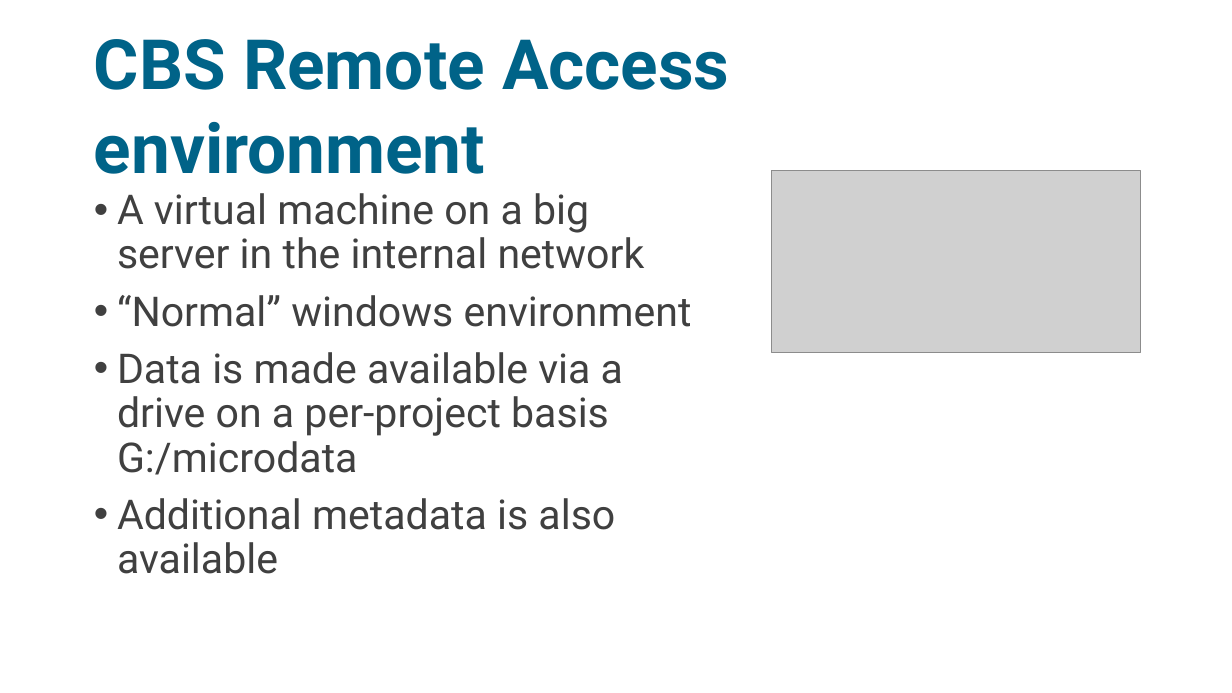
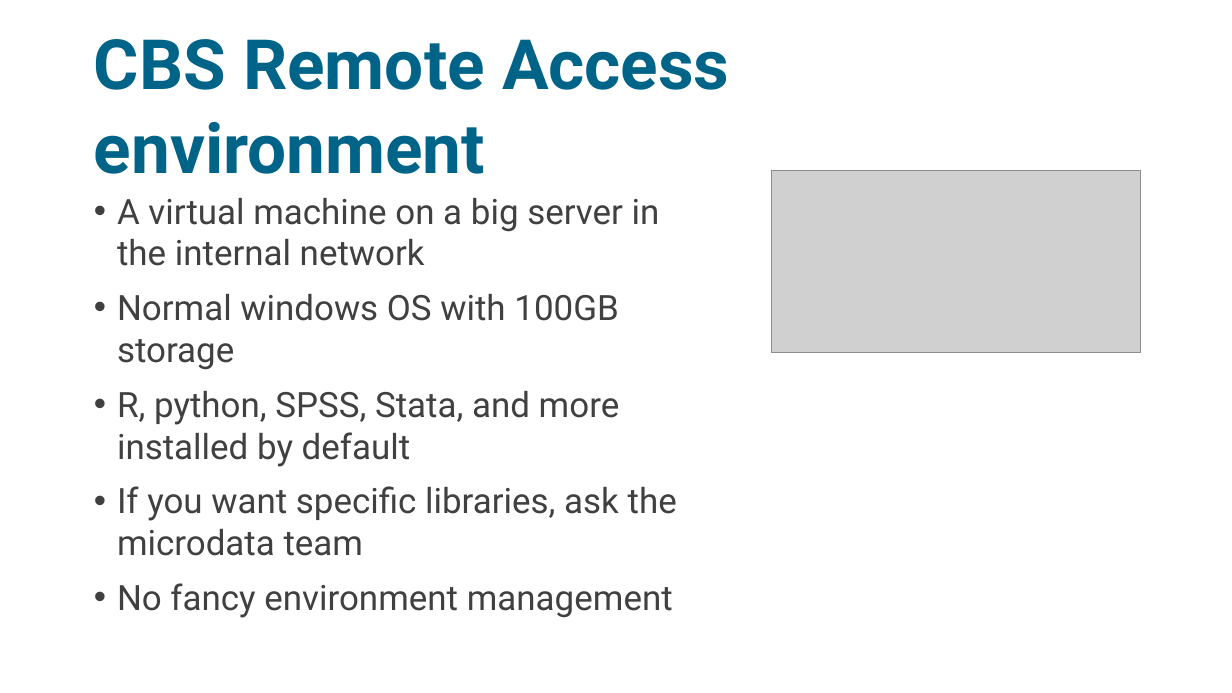
Before and after one commit to sodascience/workshop_efficient_microdata, a slide deck: slide 4 of efficient_microdata.pptx. Drawn at 1232x693 pixels with LibreOffice and Linux fonts; fonts in the diff are those of the drawing; grey boxes stand for pictures. Boxes give left, top, right and bottom in pixels: in the first picture for what was removed or moved away, otherwise in the second. Text is boxed around its words. In the diff, an @@ line names an element or a change of style, - is before the commit and + after.

```diff
--- a/efficient_microdata.pptx
+++ b/efficient_microdata.pptx
@@ text at <box>117,198,660,266</box>: size 32 to 27.2 pt in "A virtual machine on a big server ..."; line spacing 0.9 to 1 @@
@@ text at <box>117,294,677,618</box>: text changed; size 32 to 27.2 pt @@
-• “Normal” windows environment
-• Data is made available via a drive on a per-project basis G:/microdata
-• Additional metadata is also available
+• Normal windows OS with 100GB storage
+• R, python, SPSS, Stata, and more installed by default
+• If you want specific libraries, ask the microdata team
+• No fancy environment management
```
Also in this commit, not shown: 10 other slides changed, 8 slides added, 10 slides removed, 4 other files.
